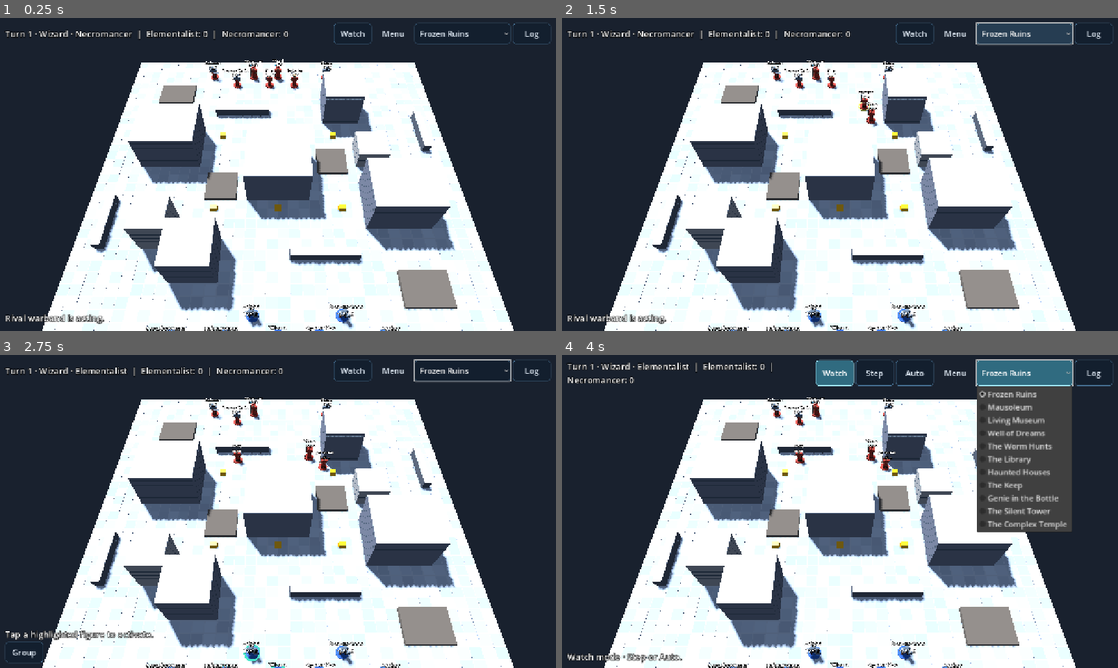
Above: before the commit, frames 1-4 (two rows, left to right).
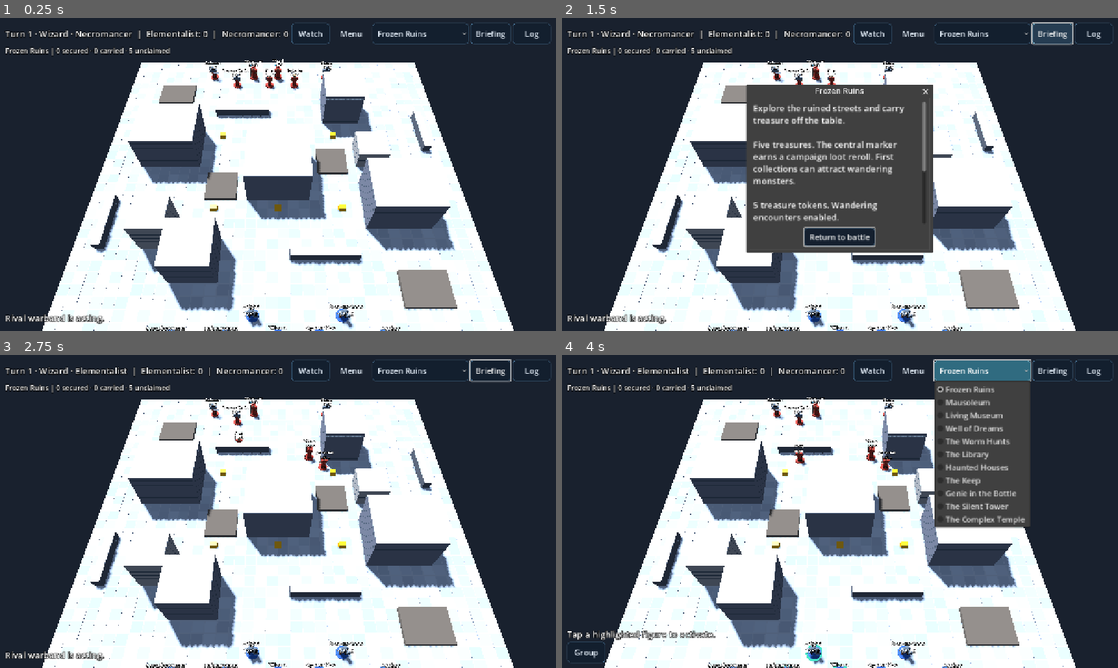
Above: after the commit, the same moments.

Repository: drag0nblad3/Frostgame
Game: Godot game, scene res://scenes/main.tscn
The game is run twice, just before and just after one commit, with the same random seed, the same clock (stepped at 60 frames per second) and the same inputs.
Inputs (mouse positions are in pixels of both pictures, inside the frame that each line leads up to):
- Up to frame 1 (0.25 s): no input
- Up to frame 2 (1.5 s): click "Frozen Ruins" at 0.5 s; click (1051, 33) at 1.25 s, where only the run after the commit has a clickable "Briefing"
- Up to frame 3 (2.75 s): click (278, 574) at 2 s, where only the run after the commit has a clickable "Return to battle"
- Up to frame 4 (4 s): click "Watch" at 2.75 s; click "Frozen Ruins" at 3.5 s

The runs differ from the first frame. In frame 1, 0.8% of the frame differs, in the area x 1-92%, y 1-12%; in frame 2, 18%, in the area x 1-92%, y 1-76%; in frame 3, 1.9%; in frame 4, 13%.

Commit message:
Add scenario briefing, confirmation, live objective progress and checkpoint notifications

Diff:
--- a/src/view/battle/battle_scene.gd
+++ b/src/view/battle/battle_scene.gd
@@ -3,6 +3,8 @@
 
 const SCENARIO := "treasure_skirmish"
 var _scenario_id := SCENARIO
+var _active_scenario_id := SCENARIO
+var _briefing: ScenarioDialog
 ## Pause between bot activations in Auto mode (seconds).
 const AUTO_DELAY := 0.35
 
@@ -43,14 +45,20 @@
 	hud.auto_toggled.connect(func(on: bool) -> void: auto_play = on)
 	hud.watch_toggled.connect(set_watch_mode)
 	hud.action_pressed.connect(_on_action)
-	hud.new_game_pressed.connect(func() -> void:
+	_briefing = ScenarioDialog.new()
+	add_child(_briefing)
+	_briefing.start_requested.connect(func() -> void:
 		_campaign_battle = false
 		new_game(0))
+	hud.new_game_pressed.connect(func() -> void: _open_briefing(true))
+	hud.briefing_pressed.connect(func() -> void: _open_briefing(false))
 	hud.roster_pressed.connect(_open_roster)
 	hud.campaign_pressed.connect(_open_campaign)
 	hud.save_battle_pressed.connect(_save_battle)
 	hud.resume_battle_pressed.connect(_resume_battle)
-	hud.scenario_selected.connect(func(id: String) -> void: _scenario_id = id)
+	hud.scenario_selected.connect(func(id: String) -> void:
+		_scenario_id = id
+		hud.notify("Next battle: " + ScenarioBriefing.title(id)))
 	_campaign.load_save()
 	_rig.tapped.connect(_on_tap)
 	_markers = BattleMarkers.new()
@@ -58,7 +66,12 @@
 	new_game(0)
 
 
+func _open_briefing(start: bool) -> void:
+	_briefing.show_briefing(_scenario_id if start else _active_scenario_id, controller.state if controller != null else null, start)
+
+
 func new_game(seed_value: int) -> void:
+	_active_scenario_id = _scenario_id
 	var data: Dictionary = JsonFile.read(ScenarioLoader.DIR + _scenario_id + ".json")
 	if _campaign_battle:
 		data["warbands"][0] = _campaign.deployment()
@@ -123,7 +136,7 @@
 
 
 func _process(delta: float) -> void:
-	if (_campaign_dialog != null and _campaign_dialog.visible) or (_setup != null and _setup.visible) or controller == null or not player.idle():
+	if (_briefing != null and _briefing.visible) or (_campaign_dialog != null and _campaign_dialog.visible) or (_setup != null and _setup.visible) or controller == null or not player.idle():
 		_wait = 0.0
 		return
 	if _dirty:
@@ -158,7 +171,7 @@
 
 
 func _human_turn() -> bool:
-	return (_setup == null or not _setup.visible) and …(213 unchanged characters)…
+	return (_briefing == null or not _briefing.visible) and (_setup == null or not _setup.visible) and …(213 unchanged characters)…
 
 
 func _on_event(event: GameEvent) -> void:
@@ -198,6 +211,7 @@
 
 func _update_status() -> void:
 	var s := controller.state
+	hud.set_objective(ScenarioBriefing.title(_active_scenario_id) + " | " + ScenarioBriefing.progress(s))
 	var score := ""
 	for side in s.side_count():
 		score += "  |  %s: %d" % [s.side_names[side], s.secured_count(side)]
@@ -296,34 +310,35 @@
 
 func _save_battle() -> void:
 	if controller == null or not player.idle() or not BattleSnapshot.can_save(controller):
-		hud.add_line("Finish the current roll or animation before saving.")
-		return
-	var meta := {"scenario": _scenario_id, "campaign": _campaign_battle, "campaign_hash": _campaign_fingerprint() if _campaign_battle else "", "watch": watch_mode}
+		hud.notify("Finish the current roll or animation before saving.")
+		return
+	var meta := {"scenario": _active_scenario_id, "campaign": _campaign_battle, "campaign_hash": _campaign_fingerprint() if _campaign_battle else "", "watch": watch_mode}
 	if BattleSnapshot.save(controller, meta):
-		hud.add_line("Battle saved.")
+		hud.notify("Battle saved.")
 	else:
-		hud.add_line("Could not save this battle.")
+		hud.notify("Could not save this battle.")
 
 
 func _resume_battle() -> void:
 	if controller != null and not player.idle():
-		hud.add_line("Finish the current animation before resuming.")
+		hud.notify("Finish the current animation before resuming.")
 		return
 	var data := BattleSnapshot.read()
 	if data.is_empty():
-		hud.add_line("No compatible saved battle.")
+		hud.notify("No compatible saved battle.")
 		return
 	var meta: Dictionary = data.get("meta", {})
 	if meta.get("campaign", false) and (meta.get("campaign_hash", "") == "" or meta["campaign_hash"] != _campaign_fingerprint()):
-		hud.add_line("Campaign changed since this checkpoint; cannot resume it.")
+		hud.notify("Campaign changed since this checkpoint; cannot resume it.")
 		return
 	var restored := BattleSnapshot.rebuild(data, _figures)
 	if restored == null:
-		hud.add_line("Could not restore the saved battle.")
+		hud.notify("Could not restore the saved battle.")
 		return
 	_scenario_id = str(meta.get("scenario", SCENARIO))
+	_active_scenario_id = _scenario_id
 	hud.select_scenario(_scenario_id)
 	_campaign_battle = bool(meta.get("campaign", false))
 	watch_mode = bool(meta.get("watch", false))
 	_attach_battle(restored, false)
-	hud.add_line("Battle resumed.")
+	hud.notify("Battle resumed.")
--- a/src/view/hud/battle_hud.gd
+++ b/src/view/hud/battle_hud.gd
@@ -11,6 +11,7 @@
 signal save_battle_pressed
 signal resume_battle_pressed
 signal scenario_selected(id: String)
+signal briefing_pressed
 signal action_pressed(action: String)
 
 const LOG_LINES := 4
@@ -29,6 +30,9 @@
 var _log_panel: PanelContainer
 var _menu: MenuButton
 var _scenarios: OptionButton
+var _objective: Label
+var _toast: Label
+var _toast_timer: Timer
 
 
 func _ready() -> void:
@@ -77,10 +81,25 @@
 		scenarios.add_item(option[0])
 		scenarios.set_item_metadata(scenarios.item_count - 1, option[1])
 	scenarios.item_selected.connect(func(i: int) -> void: scenario_selected.emit(str(scenarios.get_item_metadata(i))))
+	scenarios.tooltip_text = "Choose the next battle scenario; current battle stays unchanged."
 	top.add_child(scenarios)
+	var info := _button("Briefing", func() -> void: briefing_pressed.emit())
+	top.add_child(info)
 	var log_toggle := _button("Log", func() -> void: _log_panel.visible = not _log_panel.visible)
 	top.add_child(log_toggle)
 	_blocks.append(top)
+	_objective = _label(16)
+	_objective.autowrap_mode = TextServer.AUTOWRAP_WORD_SMART
+	col.add_child(_objective)
+	_toast = _label(17)
+	_toast.autowrap_mode = TextServer.AUTOWRAP_WORD_SMART
+	_toast.modulate = Color(1.0, 0.88, 0.55)
+	_toast.visible = false
+	col.add_child(_toast)
+	_toast_timer = Timer.new()
+	_toast_timer.one_shot = true
+	_toast_timer.timeout.connect(func() -> void: _toast.hide())
+	add_child(_toast_timer)
 	var spacer := Control.new()
 	spacer.size_flags_vertical = Control.SIZE_EXPAND_FILL
 	spacer.mouse_filter = Control.MOUSE_FILTER_IGNORE
@@ -111,6 +130,17 @@
 		_buttons[key] = button
 
 
+func set_objective(text: String) -> void:
+	_objective.text = text
+
+
+func notify(text: String) -> void:
+	add_line(text)
+	_toast.text = text
+	_toast.show()
+	_toast_timer.start(4.0)
+
+
 func set_status(text: String) -> void:
 	_status.text = text
 
--- /dev/null
+++ b/src/view/hud/scenario_briefing.gd
@@ -0,0 +1,65 @@
+class_name ScenarioBriefing
+extends RefCounted
+## Player-facing descriptions of implemented behavior, not verbatim rulebook text.
+
+const ENTRIES := {
+	"treasure_skirmish": ["Frozen Ruins", "Explore the ruined streets and carry treasure off the table.", "Five treasures. The central marker earns a campaign loot reroll. First collections can attract wandering monsters."],
+	"mausoleum": ["The Mausoleum", "Loot a burial complex defended by skeletons.", "Six treasures; six initial skeletons. A further skeleton enters from a doorway after each Creature phase. No central treasure."],
+	"living_museum": ["The Living Museum", "The statues are more dangerous than they look.", "Collecting treasure requires a Will roll (TN 8). Success awakens a remaining statue as a medium construct. Failed attempts spend an action."],
+	"dreams_well": ["Well of Dreams and Sorrows", "Seek knowledge at an enchanted well.", "A wizard or apprentice touching the well may drink once as an action, earning 50 or 30 XP respectively. A figure pushed into the well is taken out of action."],
+	"worm_hunts": ["The Worm Hunts", "The ground itself may conceal a predator.", "A giant worm can emerge near an unresolved treasure at the start of the Creature phase. The chance increases as treasures are first collected. Damaging or defeating the worm awards extra campaign XP."],
+	"underground_library": ["The Library", "Recover arcane knowledge from a buried library.", "The central treasure must be broken free with a Fight roll (TN 14) before collection. Leave through the four marked doorways, not arbitrary table edges. Campaign treasure includes special library loot."],
+	"haunted_houses": ["The Haunted Houses", "Search five abandoned huts.", "The first entry or magical movement of a hut's treasure can reveal a ghoul or wraith. Discovery of an undead occupant earns 15 XP. Once searched, the hut does not spawn another occupant."],
+	"the_keep": ["The Keep", "Four arcane discs link distant parts of the battlefield.", "Ending a move on a disc can transport the figure to another disc. Treasure on a disc cannot be moved by spells. A wizard or apprentice gains 30 or 20 XP on their first successful transport."],
+	"genie_in_the_bottle": ["Genie in the Bottle", "One treasure hides a dangerous lamp.", "A first pickup may release the genie; the last token guarantees discovery if it has not appeared. Mundane weapons cannot hurt it. After three victims it seeks an exit. The recovered lamp is worth 250 gc."],
+	"silent_tower": ["The Silent Tower", "Explore a tower where magic fails.", "The tower and linked buildings cancel ongoing magic and suppress spellcasting, potions and magic gear. Treasure near the tower resists magical movement. First caster entry earns bonus XP. Climb the exposed terraces to reach the summit."],
+	"complex_temple": ["The Complex Temple", "Break the guardians to reveal six treasures.", "Touching a guardian column triggers an opposed Fight roll without another action. Losing can cause damage; winning destroys the column and reveals its treasure. Eligible winners collect automatically. Caster challenges grant XP once each."]
+}
+
+
+static func title(id: String) -> String:
+	return str(ENTRIES.get(id, ["Skirmish"])[0])
+
+
+static func description(id: String) -> String:
+	var entry: Array = ENTRIES.get(id, ["Skirmish", "Recover treasure or defeat the opposing warband.", ""])
+	return "%s\n\n%s" % [entry[1], entry[2]]
+
+
+static func progress(s: GameState) -> String:
+	var secured := 0
+	var carrying := 0
+	var ground := 0
+	var lost := 0
+	for token in s.treasures:
+		if token.secured_by >= 0:
+			secured += 1
+		elif token.lost:
+			lost += 1
+		elif token.carrier_id >= 0:
+			carrying += 1
+		else:
+			ground += 1
+	var text := "%d secured · %d carried · %d unclaimed" % [secured, carrying, ground]
+	if lost > 0:
+		text += " · %d lost" % lost
+	match s.scenario_special:
+		"haunted_houses": text += " | Huts %d/5" % s.discovered_huts.size()
+		"complex_temple":
+			var closed := 0
+			for token in s.treasures:
+				if token.frozen and token.unresolved():
+					closed += 1
+			text += " | Guardians %d" % closed
+		"underground_library":
+			var central := s.treasure(0)
+			if central != null and central.frozen and central.unresolved():
+				text += " | Central frozen"
+		"worm_hunts": text += " | Worm %s" % ("emerged" if s.worm_spawned else "hidden")
+		"genie_in_the_bottle":
+			if s.lamp_token < 0:
+				text += " | Lamp hidden"
+			else:
+				var genie := s.figure(s.genie_id)
+				text += " | Genie %s" % ("escaping" if genie != null and genie.in_play() and s.genie_kills >= 3 else ("active" if genie != null and genie.in_play() else "gone"))
+	return text
--- /dev/null
+++ b/src/view/hud/scenario_dialog.gd
@@ -0,0 +1,40 @@
+class_name ScenarioDialog
+extends AcceptDialog
+## Read-only current briefing or explicit start confirmation.
+signal start_requested
+var _body: RichTextLabel
+var _mode_start := false
+
+
+func _ready() -> void:
+	title = "Scenario briefing"
+	exclusive = true
+	unresizable = true
+	theme = BattleTheme.create()
+	_body = RichTextLabel.new()
+	_body.bbcode_enabled = false
+	_body.fit_content = false
+	_body.scroll_active = true
+	_body.custom_minimum_size = Vector2(260, 180)
+	_body.add_theme_font_size_override("normal_font_size", 20)
+	add_child(_body)
+	confirmed.connect(func() -> void:
+		if _mode_start:
+			start_requested.emit())
+
+
+func show_briefing(id: String, state: GameState, start: bool) -> void:
+	_mode_start = start
+	title = ScenarioBriefing.title(id)
+	get_ok_button().text = "Start skirmish" if start else "Return to battle"
+	var data := JsonFile.read(ScenarioLoader.DIR + id + ".json")
+	var count: int = data.get("treasures", []).size()
+	var encounters := "Wandering encounters enabled." if data.get("random_encounters", false) else "No random pickup encounters."
+	_body.text = ScenarioBriefing.description(id) + "\n\n%d treasure tokens. %s\n\nMost secured treasure wins. A second movement action is at half speed; carrying ordinary treasure also halves movement." % [count, encounters]
+	if start:
+		_body.text += "\n\nStarting a skirmish replaces the current battle. Use Menu → Save battle first if you want to return to it."
+	elif state != null:
+		_body.text += "\n\nCURRENT PROGRESS\n" + ScenarioBriefing.progress(state)
+	var viewport := get_viewport().get_visible_rect().size
+	_body.custom_minimum_size = Vector2(minf(540, viewport.x * 0.78), minf(310, viewport.y * 0.55))
+	popup_centered()
--- /dev/null
+++ b/tests/scenario_ui_smoke.gd
@@ -0,0 +1,36 @@
+extends SceneTree
+
+func _initialize() -> void:
+	call_deferred("_run")
+
+
+func _run() -> void:
+	var scene: Node = load("res://scenes/main.tscn").instantiate()
+	root.add_child(scene)
+	await process_frame
+	var original: GameController = scene.controller
+	scene.hud.scenario_selected.emit("complex_temple")
+	scene._open_briefing(false)
+	if scene._briefing.title != "Frozen Ruins" or not scene._briefing.visible or scene.controller != original:
+		_fail("Current briefing not tied to active battle")
+		return
+	scene._briefing.hide()
+	scene._open_briefing(true)
+	if scene._briefing.title != "The Complex Temple" or scene.controller != original:
+		_fail("New scenario confirmation not tied to next battle")
+		return
+	scene._briefing.hide()
+	scene._briefing.start_requested.emit()
+	if scene.controller == original or scene.controller.state.scenario_special != "complex_temple":
+		_fail("Confirmed scenario did not start")
+		return
+	if not scene.hud._objective.text.contains("Guardians 6"):
+		_fail("Scenario progress not visible")
+		return
+	print("Scenario UI smoke passed: selection, briefing, confirmation and objectives")
+	quit(0)
+
+
+func _fail(reason: String) -> void:
+	printerr(reason)
+	quit(1)
